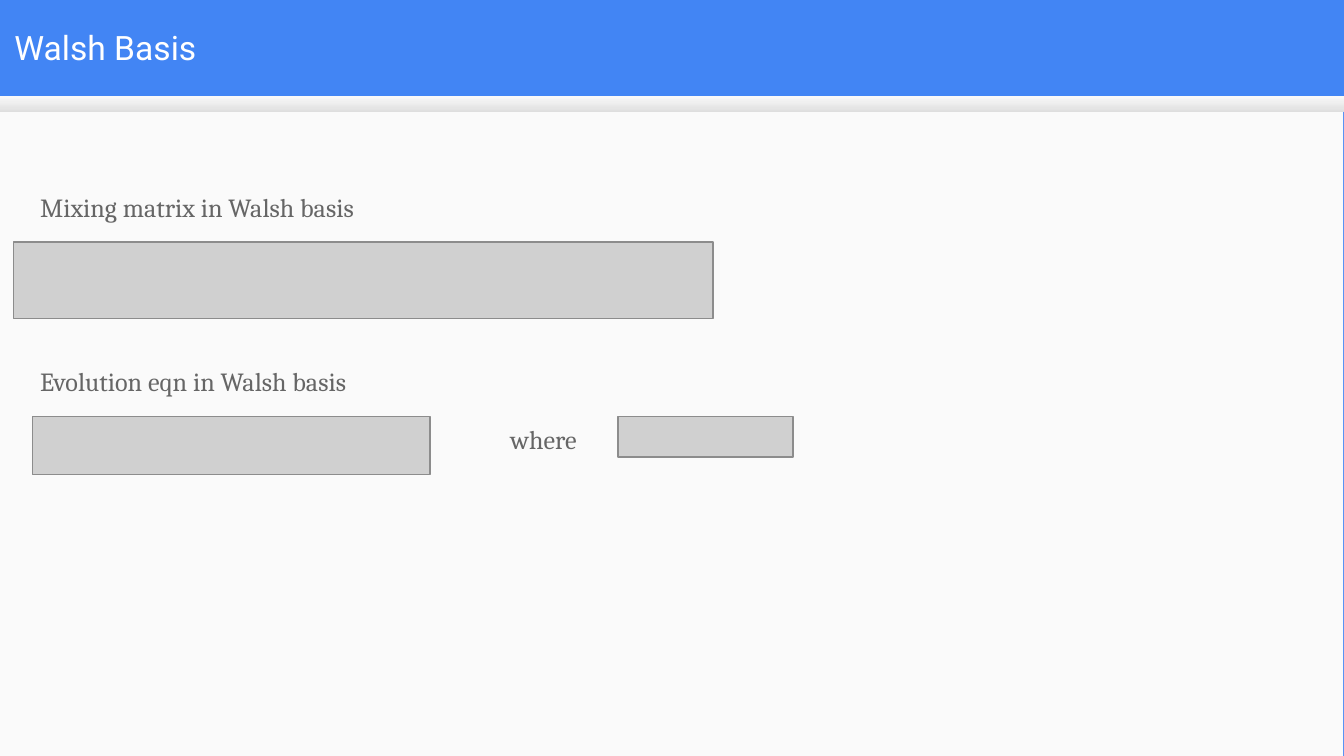
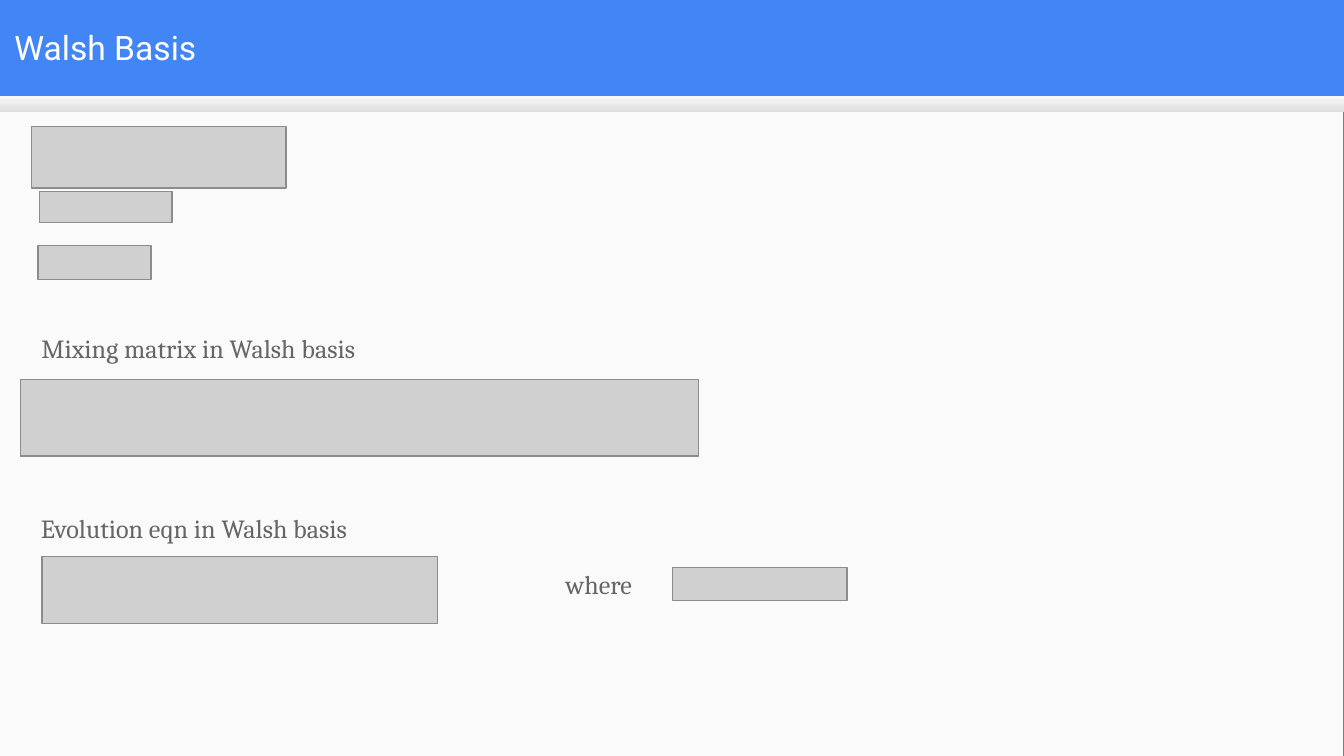
Before and after one commit to mduwalsh/project, a slide deck: slide 15 of thesis_slides_mahendra.odp. Drawn at 1344x756 pixels with LibreOffice and Linux fonts; fonts in the diff are those of the drawing; grey boxes stand for pictures. Boxes give left, top, right and bottom in pixels: in the first picture for what was removed or moved away, otherwise in the second. Text is boxed around its words. In the diff, an @@ line names an element or a change of style, - is before the commit and + after.

```diff
--- a/thesis_slides_mahendra.odp
+++ b/thesis_slides_mahendra.odp
@@ picture added at bbox=[32, 126, 286, 188] @@
@@ picture added at bbox=[39, 192, 172, 223] @@
@@ picture: place and size @@
-picture at bbox=[13, 242, 714, 319]
+picture at bbox=[38, 246, 151, 280]
@@ text "Mixing matrix in Walsh basis": place and size @@
-text "Mixing matrix in Walsh basis" at bbox=[40, 199, 354, 223]
+text "Mixing matrix in Walsh basis" at bbox=[41, 340, 355, 364]
@@ picture: place and size @@
-picture at bbox=[32, 417, 430, 474]
+picture at bbox=[20, 379, 699, 456]
@@ text "Evolution eqn in Walsh basis": place and size @@
-text "Evolution eqn in Walsh basis" at bbox=[40, 373, 346, 397]
+text "Evolution eqn in Walsh basis" at bbox=[41, 520, 347, 544]
@@ picture added at bbox=[42, 556, 437, 624] @@
@@ text "where": place and size @@
-text "where" at bbox=[510, 431, 576, 449]
+text "where" at bbox=[566, 576, 632, 594]
@@ picture: place and size @@
-picture at bbox=[618, 417, 793, 457]
+picture at bbox=[672, 567, 847, 601]
```
Also in this commit, not shown: 8 other slides changed, 5 slides added, 2 slides removed.
